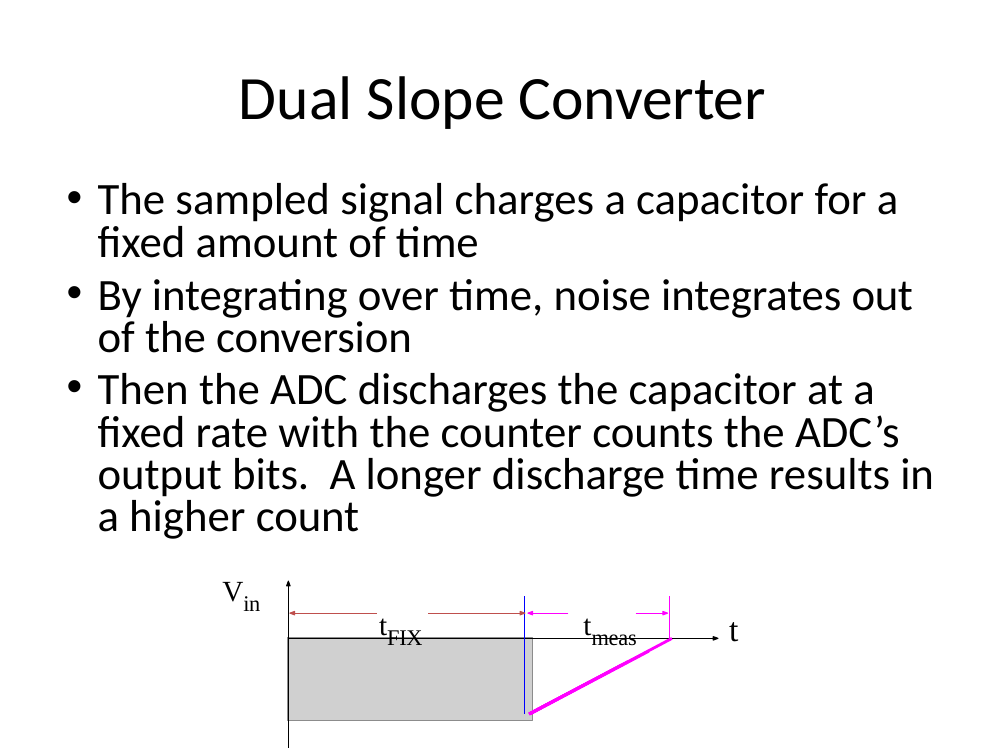
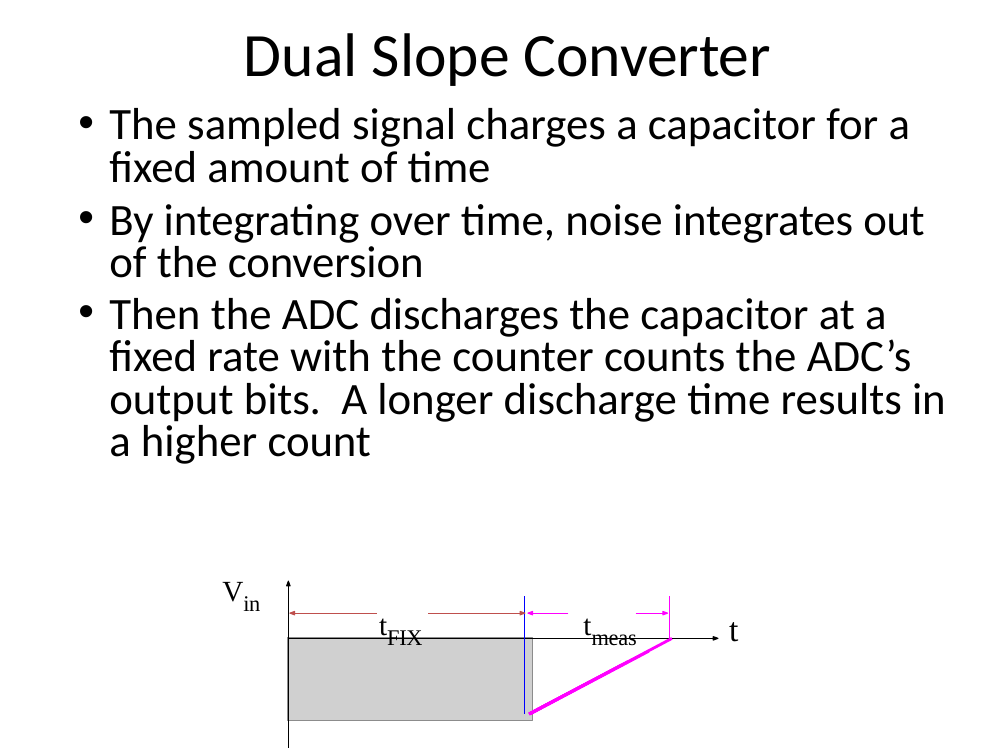
Before and after one commit to Syedshajib55/Computer-Interfacing, a slide deck: slide 19 of 3 Interfacing data conversion.pptx (slide 15 before the commit). Drawn at 1008x756 pixels with LibreOffice and Linux fonts; fonts in the diff are those of the drawing; grey boxes stand for pictures. Boxes give left, top, right and bottom in pixels: in the first picture for what was removed or moved away, otherwise in the second. Text is boxed around its words. In the diff, an @@ line names an element or a change of style, - is before the commit and + after.

```diff
--- a/3 Interfacing data conversion.pptx
+++ b/3 Interfacing data conversion.pptx
@@ title "Dual Slope Converter": place and size @@
-title "Dual Slope Converter" at [239,76,766,129]
+title "Dual Slope Converter" at [244,33,771,86]
@@ text "The sampled signal charges a ...": place and size @@
-text "The sampled signal charges a ..." at [98,183,933,539]
+text "The sampled signal charges a ..." at [109,108,945,464]
```
Also in this commit, not shown: 12 other slides changed, 5 slides added, 2 other files.
